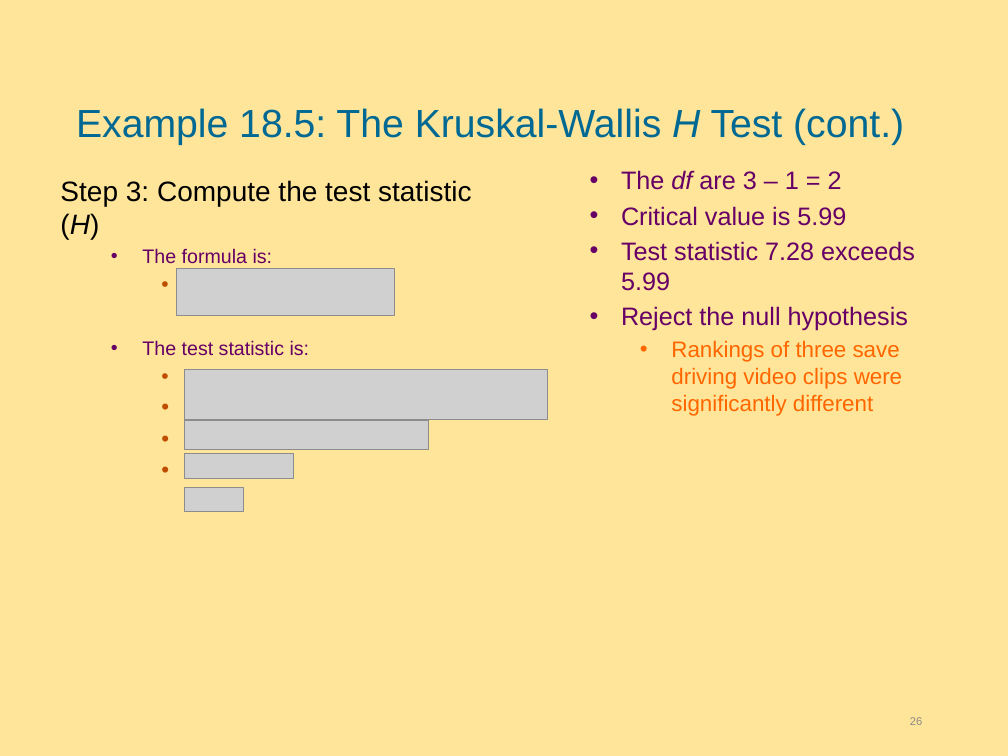
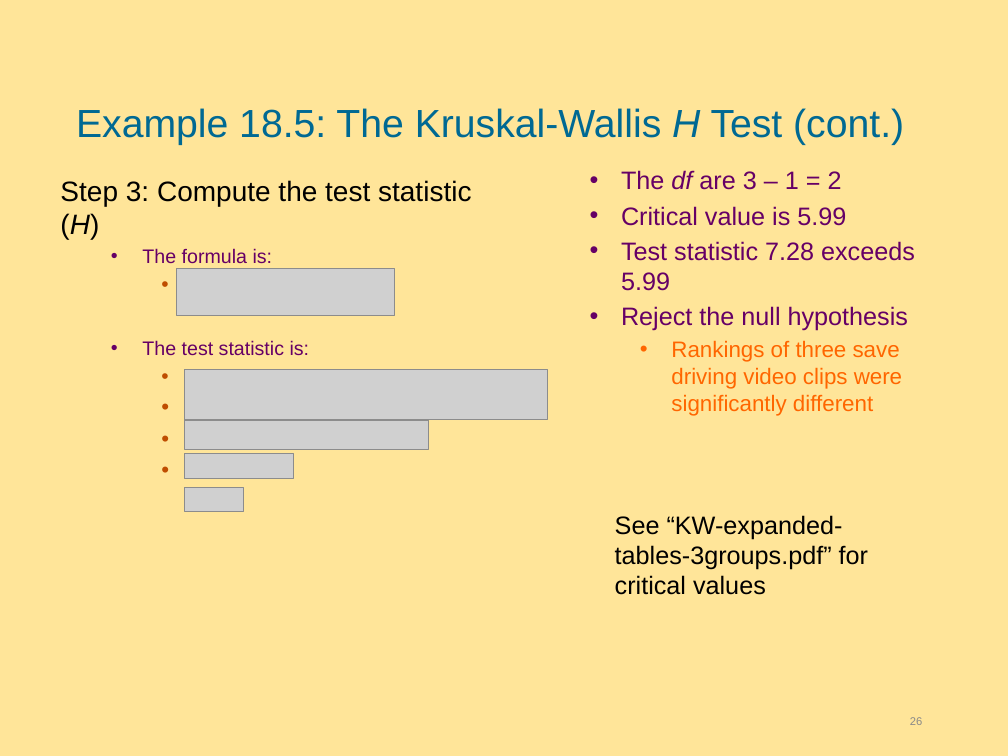
Before and after one commit to hejibo/Psychological-Statistics, a slide deck: slide 26 of Lecture 18 - Slides-Nonparametric Tests Tests for Ordinal Data/Lecture 18 - Slides-Nonparametric Tests Tests for Ordinal Data.pptx. Drawn at 1008x756 pixels with LibreOffice and Linux fonts; fonts in the diff are those of the drawing; grey boxes stand for pictures; background and template pictures are left out. Boxes give left, top, right and bottom in pixels: in the first picture for what was removed or moved away, otherwise in the second. Text is boxed around its words. In the diff, an @@ line names an element or a change of style, - is before the commit and + after.

```diff
--- a/Lecture 18 - Slides-Nonparametric Tests Tests for Ordinal Data/Lecture 18 - Slides-Nonparametric Tests Tests for Ordinal Data.pptx
+++ b/Lecture 18 - Slides-Nonparametric Tests Tests for Ordinal Data/Lecture 18 - Slides-Nonparametric Tests Tests for Ordinal Data.pptx
@@ text added at (615, 515, 868, 595), 18 pt, text #000000 @@
+See “KW-expanded-tables-3groups.pdf” for critical values
```
Also in this commit, not shown: 5 other slides changed, 1 slide added, 30 other files.
